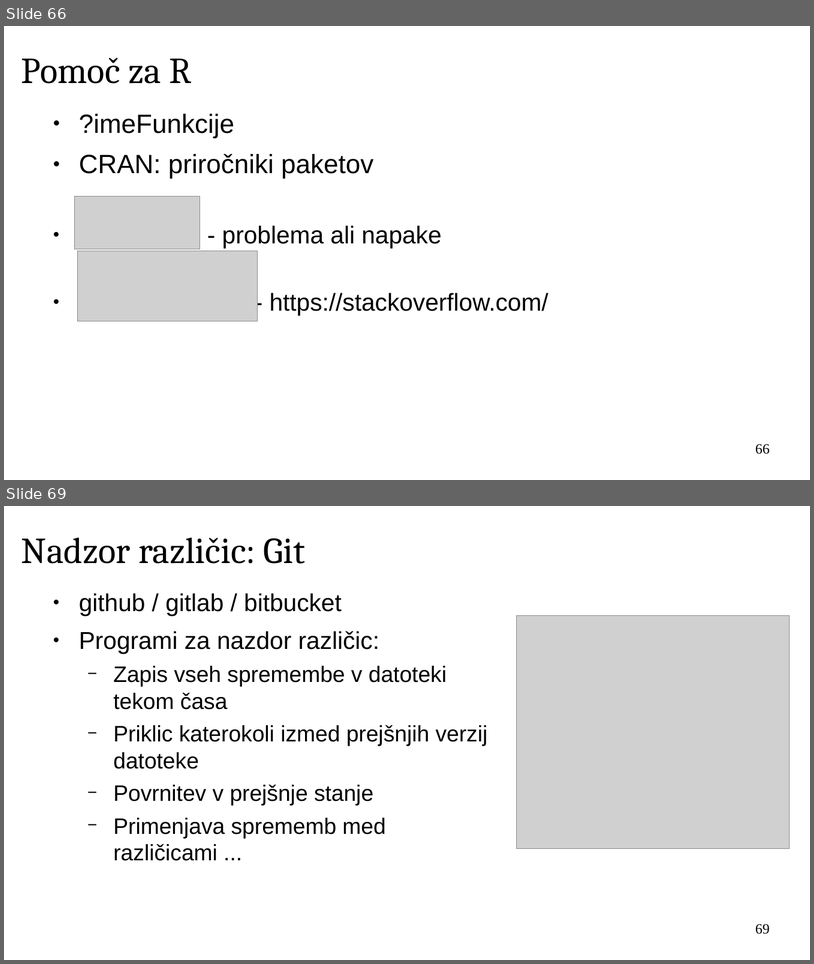
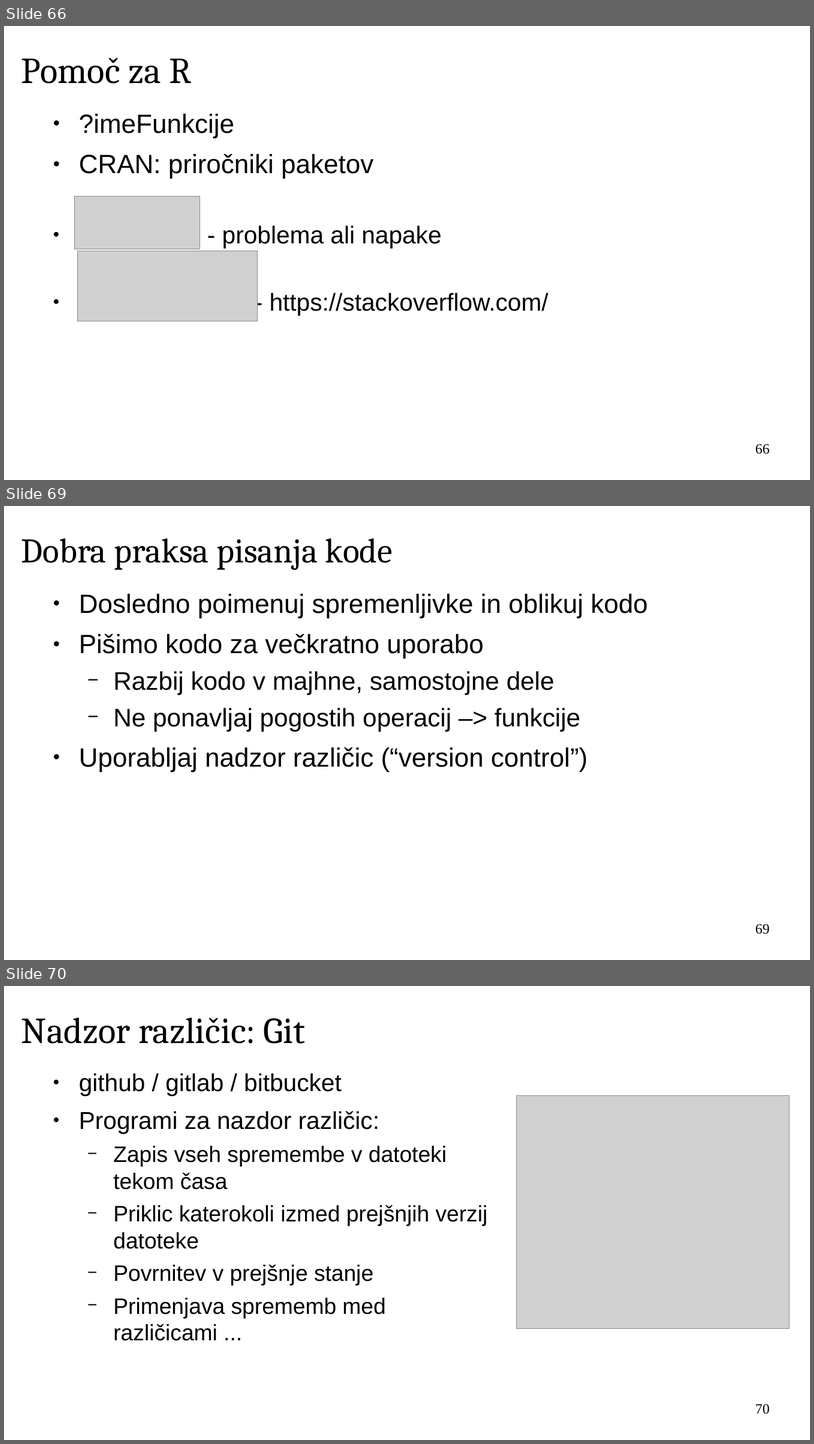
Before and after one commit to janaobsteter/R_tecaj, a slide deck: IT_Rtecaj.odp. Shown one above the other, each under a label of ours: slides 66 and 69 before the commit, slides 66, 69 and 70 after it; the slides between them are not shown. The pictures are 814x964 and 814x1444 pixels, drawn with LibreOffice and Linux fonts; fonts in the diff are those of the drawing; grey boxes stand for pictures; background and template pictures are left out. Boxes give left, top, right and bottom in pixels: in the first picture for what was removed or moved away, otherwise in the second. Text is boxed around its words. In the diff, an @@ line names an element or a change of style, - is before the commit and + after.

```diff
--- a/IT_Rtecaj.odp
+++ b/IT_Rtecaj.odp
@@ slide 69 added at (4, 506, 810, 960), background #FFFFFF @@
@@ title added at (21, 538, 393, 570), 34 pt, text #000000 @@
+Dobra praksa pisanja kode
@@ text added at (79, 594, 648, 771), 26 pt, text #000000 @@
+● Dosledno poimenuj spremenljivke in oblikuj kodo
+● Pišimo kodo za večkratno uporabo
+  − Razbij kodo v majhne, samostojne dele
+  − Ne ponavljaj pogostih operacij –> funkcije
+● Uporabljaj nadzor različic (“version control”)
@@ page number added at (756, 924, 770, 934), 14 pt, text #000000 @@
+69
@@ what was slide 69 is now slide 70 @@
@@ page number at (756, 1404, 770, 1414): text changed @@
-69
+70
```
Also in this commit, not shown: 15 slides changed, 5 other files.
